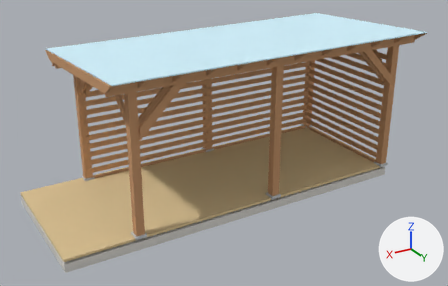
The glTF model pergola_final_model.glb, before and after one commit.
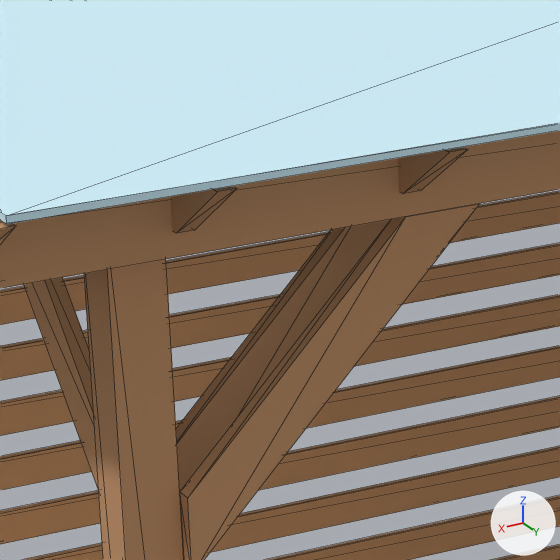
The first picture shows the older version from a 50 mm lens placed at (5.22, 9.15, 5.27), pointed at (-0.15, 0.21, 0.79). The close-ups show the older and then the newer version on the part from 25% to 44% of the width and 18% to 48% of the height of that picture. Only the edits that show in the close-ups are written down. The lights are fixed; the arrows at lower right show +X, +Y and +Z. The close-ups show mesh edges as thin lines. Where no turn or scale is listed for an object, it has been applied to the vertices.

Names of what the first close-up shows: 'clear_polycarbonate_roof', 'glulam_post_140x140_2004_-1180', 'long_privacy_slat_10', 'long_privacy_slat_4', 'long_privacy_slat_5', 'long_privacy_slat_6', 'long_privacy_slat_7', 'long_privacy_slat_8', 'long_privacy_slat_9', 'paired_long_beam_-1180_-1272.5', 'upper_corner_brace_cross_760_2004_-1180', 'upper_corner_brace_long_760_2004_-1180_-1087.5', 'upper_corner_brace_long_760_2004_-1180_-1272.5' and 4 more.
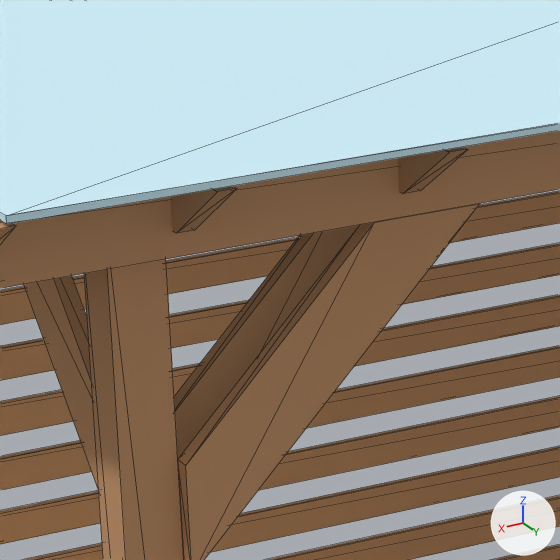
Pixel boxes [x1, y1, x2, y2] of what changed, in the close-ups (560 x 560 px):
'upper_corner_brace_long_760_2004_-1180_-1272.5', reshaped
    before: [180, 204, 479, 560]
    after: [178, 204, 479, 560]
'upper_corner_brace_long_760_2004_-1180_-1087.5', reshaped
    before: [176, 219, 391, 491]
    after: [174, 225, 359, 458]
'upper_corner_brace_cross_760_2004_-1180', reshaped
    before: [24, 277, 98, 488]
    after: [24, 276, 98, 488]

What changed in the scene script:
```text
Change me_upper_corner_brace_long_760_2004__1180__1272_5:
    where me_upper_corner_brace_long_760_2004__1180__1272_5.from_pydata(...)  # 8 vertices, 12 faces; spans x 1.174..1.934, y 1.25..1.295, z 1.689..2.449
    used by ob_upper_corner_brace_long_760_2004__1180__1272_5; location = (0.0, 0.0, 0.0)
    me_upper_corner_brace_long_760_2004__1180__1272_5 part 1
    me_upper_corner_brace_long_760_2004__1180__1272_5.vertices[1].co: (1.934, 1.295, 1.879) -> (1.934, 1.295, 1.958)  # pixel (187, 498) -> pixel (185, 465)
    me_upper_corner_brace_long_760_2004__1180__1272_5.vertices[2].co: (1.364, 1.295, 2.449) -> (1.443, 1.295, 2.449)  # pixel (405, 216) -> pixel (374, 222)
    me_upper_corner_brace_long_760_2004__1180__1272_5.vertices[5].co: (1.364, 1.25, 2.449) -> (1.443, 1.25, 2.449)
    me_upper_corner_brace_long_760_2004__1180__1272_5.vertices[6].co: (1.934, 1.25, 1.879) -> (1.934, 1.25, 1.958)  # pixel (179, 491) -> pixel (177, 459)
Change me_upper_corner_brace_long_760_2004__1180__1087_5:
    where me_upper_corner_brace_long_760_2004__1180__1087_5.from_pydata(...)  # 8 vertices, 12 faces; spans x 1.174..1.934, y 1.065..1.11, z 1.689..2.449
    used by ob_upper_corner_brace_long_760_2004__1180__1087_5; location = (0.0, 0.0, 0.0)
    me_upper_corner_brace_long_760_2004__1180__1087_5 part 2
    me_upper_corner_brace_long_760_2004__1180__1087_5.vertices[1].co: (1.934, 1.11, 1.879) -> (1.934, 1.11, 1.958)
    me_upper_corner_brace_long_760_2004__1180__1087_5.vertices[2].co: (1.364, 1.11, 2.449) -> (1.443, 1.11, 2.449)
    me_upper_corner_brace_long_760_2004__1180__1087_5.vertices[5].co: (1.364, 1.065, 2.449) -> (1.443, 1.065, 2.449)
    me_upper_corner_brace_long_760_2004__1180__1087_5.vertices[6].co: (1.934, 1.065, 1.879) -> (1.934, 1.065, 1.958)
Change me_upper_corner_brace_cross_760_2004__1180:
    where me_upper_corner_brace_cross_760_2004__1180.from_pydata(...)  # 8 vertices, 12 faces; spans x 1.982..2.026, y 0.35..1.11, z 1.689..2.449
    used by ob_upper_corner_brace_cross_760_2004__1180; location = (0.0, 0.0, 0.0)
    me_upper_corner_brace_cross_760_2004__1180 part 3
    me_upper_corner_brace_cross_760_2004__1180.vertices[1].co: (1.982, 1.11, 1.879) -> (1.982, 1.11, 1.958)
    me_upper_corner_brace_cross_760_2004__1180.vertices[2].co: (1.982, 0.54, 2.449) -> (1.982, 0.619, 2.449)
    me_upper_corner_brace_cross_760_2004__1180.vertices[5].co: (2.026, 0.54, 2.449) -> (2.026, 0.619, 2.449)
    me_upper_corner_brace_cross_760_2004__1180.vertices[6].co: (2.026, 1.11, 1.879) -> (2.026, 1.11, 1.958)
```
